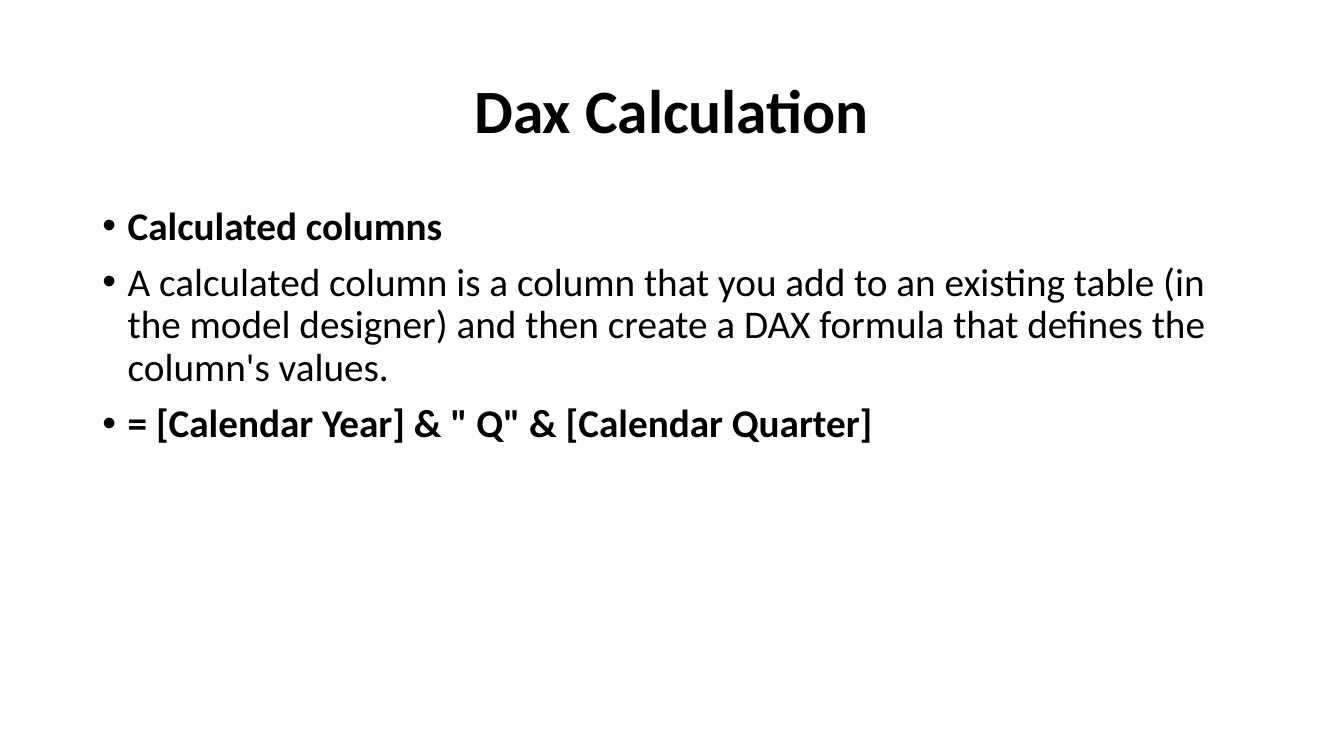
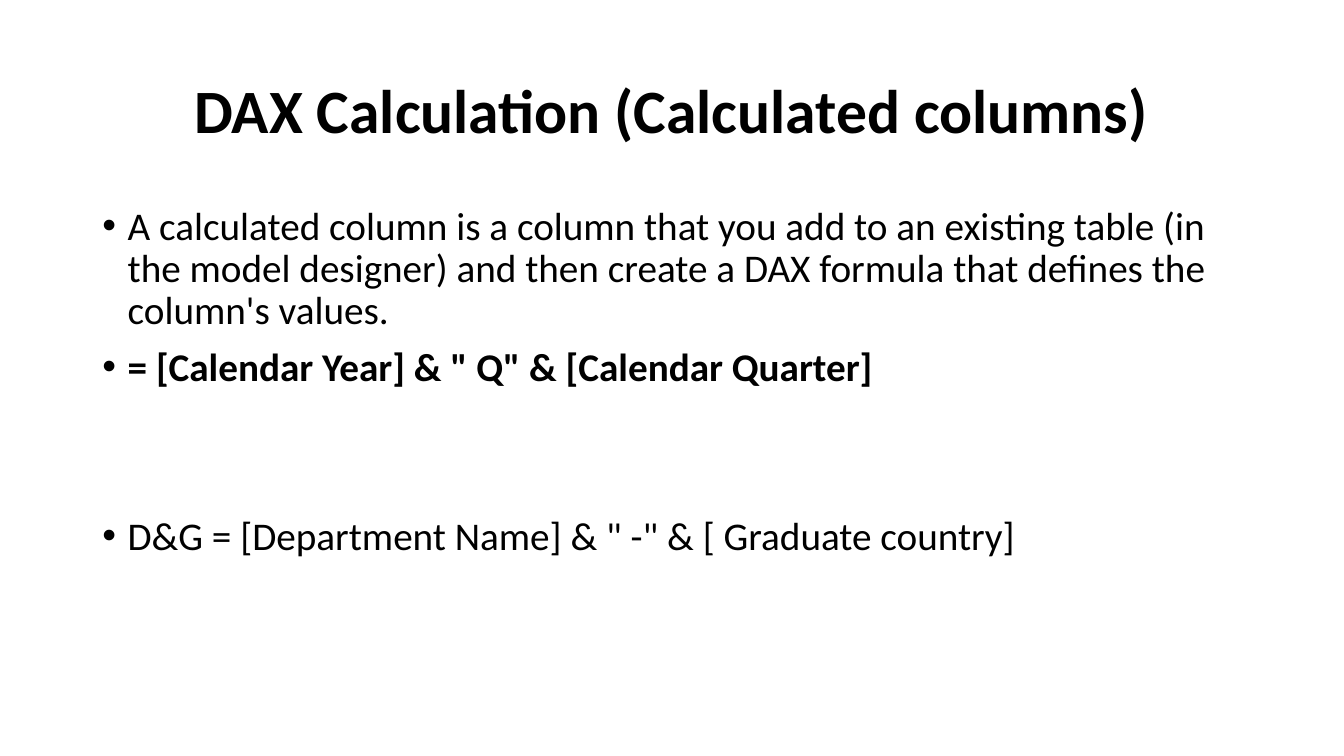
Before and after one commit to kimteespk/DADS5001-Data-Analytics-and-Data-Science-Tools-and-Programming, a slide deck: slide 4 of 13-Power-BI-Dax/DSTools-Power-BI-Dax.pptx. Drawn at 1344x756 pixels with LibreOffice and Linux fonts; fonts in the diff are those of the drawing. Boxes give left, top, right and bottom in pixels: in the first picture for what was removed or moved away, otherwise in the second. Text is boxed around its words. In the diff, an @@ line names an element or a change of style, - is before the commit and + after.

```diff
--- a/13-Power-BI-Dax/DSTools-Power-BI-Dax.pptx
+++ b/13-Power-BI-Dax/DSTools-Power-BI-Dax.pptx
@@ title at (194, 87, 1147, 142): text changed @@
-Dax Calculation
+DAX Calculation (Calculated columns)
@@ text at (128, 212, 442, 241): paragraph removed @@
-• Calculated columns
@@ text at (128, 521, 1014, 557): paragraph added @@
+• D&G = [Department Name] & " -" & [ Graduate country]
```
Also in this commit, not shown: 9 other slides changed, 1 slide added.
